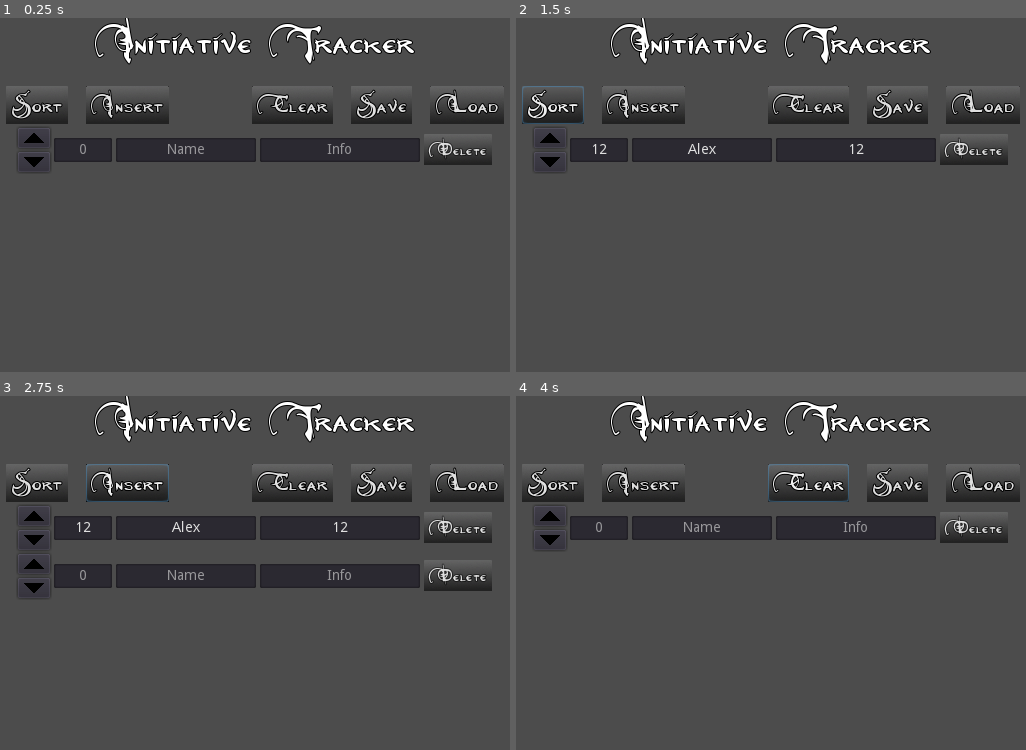
Above: before the commit, frames 1-4 (two rows, left to right).
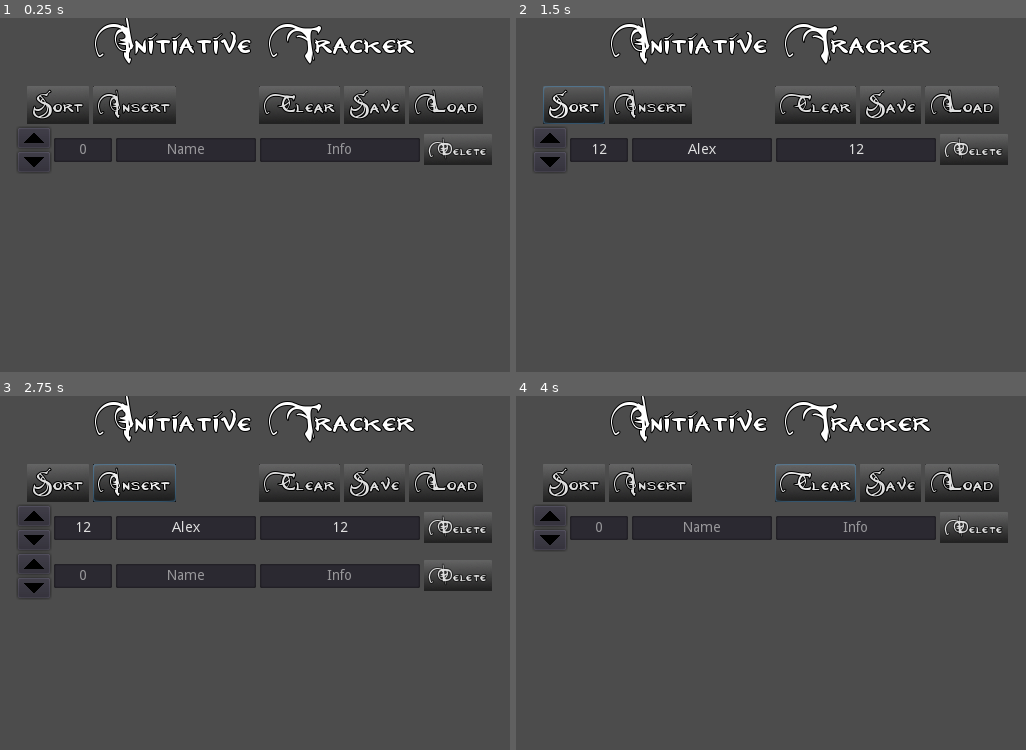
Above: after the commit, the same moments.

Repository: kellcj2/Initiative-Tracker
Game: Godot game, scene res://Scenes/Main.tscn
Same seed, same stepped clock (60 frames per second), same inputs: the game is played once before the commit and once after it.
Inputs (mouse positions are in pixels of both pictures, inside the frame that each line leads up to):
- Up to frame 1 (0.25 s): no input
- Up to frame 2 (1.5 s): click (597, 148) at 0.52 s; type "12" at 0.6 s; click (699, 148) at 0.75 s; type "Alex" at 0.83 s; click (857, 148) at 0.98 s; type "12" at 1.07 s; click "Sort" at 1.25 s
- Up to frame 3 (2.75 s): click "Insert" at 2 s
- Up to frame 4 (4 s): click "Clear" at 2.75 s; click "OK" at 3.5 s

The runs differ from the first frame. In frame 1, 2.9% of the frame differs, in the area x 1-99%, y 19-30%; in frame 2, 3.0%; in frame 3, 3.0%; in frame 4, 3.0%.

Commit message:
Modified GUI elements

Diff:
--- a/Scenes/FileScreen.tscn
+++ b/Scenes/FileScreen.tscn
@@ -3,7 +3,6 @@
 [ext_resource path="res://Scripts/FileScreen.gd" type="Script" id=1]
 
 [node name="FileScreen" type="FileDialog"]
-visible = true
 anchor_left = 0.5
 anchor_top = 0.5
 anchor_right = 0.5
--- a/Scenes/Main.tscn
+++ b/Scenes/Main.tscn
@@ -42,59 +42,38 @@
 alignment = 1
 
 [node name="Sort" type="Button" parent="VBoxContainer/Buttons"]
-margin_left = 7.0
-margin_right = 69.0
+margin_left = 28.0
+margin_right = 90.0
 margin_bottom = 38.0
 text = "Sort"
 
-[node name="Spacer" type="Label" parent="VBoxContainer/Buttons"]
-margin_left = 73.0
-margin_top = 5.0
-margin_right = 83.0
-margin_bottom = 33.0
-rect_min_size = Vector2( 10, 0 )
-
 [node name="Insert" type="Button" parent="VBoxContainer/Buttons"]
-margin_left = 87.0
-margin_right = 170.0
+margin_left = 94.0
+margin_right = 177.0
 margin_bottom = 38.0
 text = "Insert"
 
-[node name="Spacer2" type="Label" parent="VBoxContainer/Buttons"]
-margin_left = 174.0
+[node name="Spacer" type="Label" parent="VBoxContainer/Buttons"]
+margin_left = 181.0
 margin_top = 5.0
-margin_right = 249.0
+margin_right = 256.0
 margin_bottom = 33.0
 rect_min_size = Vector2( 75, 0 )
 
 [node name="Clear" type="Button" parent="VBoxContainer/Buttons"]
-margin_left = 253.0
-margin_right = 334.0
+margin_left = 260.0
+margin_right = 341.0
 margin_bottom = 38.0
 text = "Clear"
 
-[node name="Spacer3" type="Label" parent="VBoxContainer/Buttons"]
-margin_left = 338.0
-margin_top = 5.0
-margin_right = 348.0
-margin_bottom = 33.0
-rect_min_size = Vector2( 10, 0 )
-
 [node name="SaveGame" type="Button" parent="VBoxContainer/Buttons"]
-margin_left = 352.0
-margin_right = 413.0
+margin_left = 345.0
+margin_right = 406.0
 margin_bottom = 38.0
 text = "Save"
 
-[node name="Spacer4" type="Label" parent="VBoxContainer/Buttons"]
-margin_left = 417.0
-margin_top = 5.0
-margin_right = 427.0
-margin_bottom = 33.0
-rect_min_size = Vector2( 10, 0 )
-
 [node name="LoadGame" type="Button" parent="VBoxContainer/Buttons"]
-margin_left = 431.0
-margin_right = 505.0
+margin_left = 410.0
+margin_right = 484.0
 margin_bottom = 38.0
 text = "Load"
Not shown, changed: export_presets.cfg
